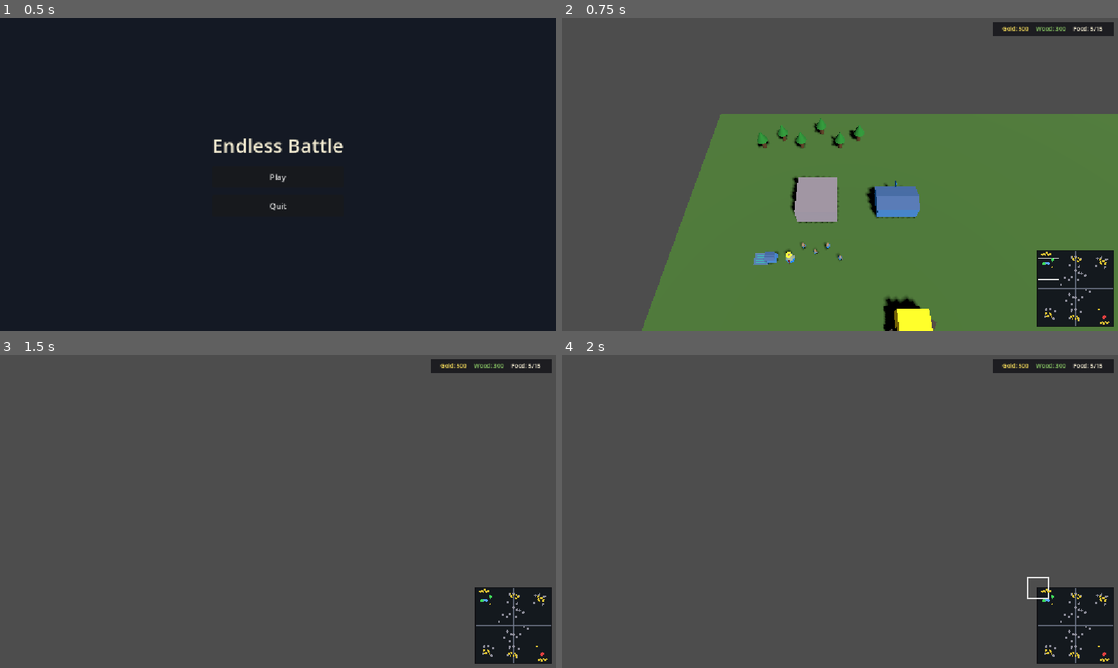
Above: before the commit, frames 1-4 (two rows, left to right).
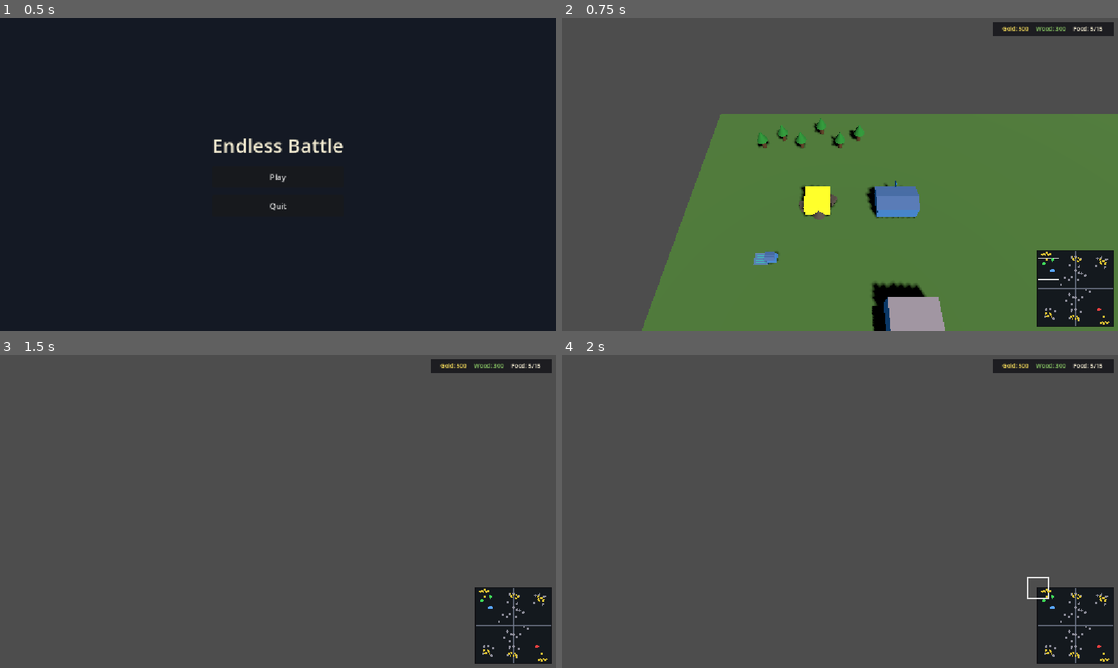
Above: after the commit, the same moments.

Repository: nplvkntx/endless-battle
Game: Godot game, scene res://scenes/ui/main_menu.tscn
Same seed, same stepped clock (60 frames per second), same inputs: the game is played once before the commit and once after it.
Inputs (mouse positions are in pixels of both pictures, inside the frame that each line leads up to):
- Up to frame 1 (0.5 s): no input
- Up to frame 2 (0.75 s): click "Play" at 0.5 s
- Up to frame 3 (1.5 s): tap Enter at 1.25 s; drag from (511, 624) to (333, 442) at 1.27 s
- Up to frame 4 (2 s): no input

Frame 1 is identical in both runs. In frame 2, 3.1% of the frame differs, in the area x 40-98%, y 50-100%; in frame 3, less than 0.1%; in frame 4, less than 0.1%.

Commit message:
Swap starting command center and gold mine positions

Diff:
--- a/scenes/match/enemy_starting_base.tscn
+++ b/scenes/match/enemy_starting_base.tscn
@@ -16,7 +16,7 @@
 [node name="EnemyStartingBase" type="Node3D"]
 
 [node name="EnemyCommandCenter" type="StaticBody3D" parent="." unique_id=124807173 groups=["enemy_command_center"]]
-transform = Transform3D(1, 0, 0, 0, 1, 0, 0, 0, 1, 38, 1, 38)
+transform = Transform3D(1, 0, 0, 0, 1, 0, 0, 0, 1, 31, 1, 28)
 script = ExtResource("1_command_center")
 
 [node name="MeshInstance3D" type="MeshInstance3D" parent="EnemyCommandCenter" unique_id=423569690]
@@ -31,13 +31,13 @@
 max_health = 500
 
 [node name="EnemyWorker" parent="." unique_id=753698043 groups=["enemies", "enemy_workers"] instance=ExtResource("2_worker")]
-transform = Transform3D(1, 0, 0, 0, 1, 0, 0, 0, 1, 36, 0.5, 34)
+transform = Transform3D(1, 0, 0, 0, 1, 0, 0, 0, 1, 29, 0.5, 24)
 
 [node name="EnemyWorker2" parent="." unique_id=277831235 groups=["enemies", "enemy_workers"] instance=ExtResource("2_worker")]
-transform = Transform3D(1, 0, 0, 0, 1, 0, 0, 0, 1, 37, 0.5, 35)
+transform = Transform3D(1, 0, 0, 0, 1, 0, 0, 0, 1, 30, 0.5, 25)
 
 [node name="EnemyWorker3" parent="." unique_id=441442506 groups=["enemies", "enemy_workers"] instance=ExtResource("2_worker")]
-transform = Transform3D(1, 0, 0, 0, 1, 0, 0, 0, 1, 38, 0.5, 34.5)
+transform = Transform3D(1, 0, 0, 0, 1, 0, 0, 0, 1, 31, 0.5, 24.5)
 
 [node name="EnemyWorker4" parent="." unique_id=1562796510 groups=["enemies", "enemy_workers"] instance=ExtResource("2_worker")]
-transform = Transform3D(1, 0, 0, 0, 1, 0, 0, 0, 1, 39, 0.5, 35)
+transform = Transform3D(1, 0, 0, 0, 1, 0, 0, 0, 1, 32, 0.5, 25)
--- a/scenes/match/player_starting_base.tscn
+++ b/scenes/match/player_starting_base.tscn
@@ -19,22 +19,22 @@
 [node name="PlayerStartingBase" type="Node3D"]
 
 [node name="Worker" parent="." unique_id=1420813028 instance=ExtResource("2_worker")]
-transform = Transform3D(1, 0, 0, 0, 1, 0, 0, 0, 1, -36, 0.5, -33)
+transform = Transform3D(1, 0, 0, 0, 1, 0, 0, 0, 1, -29, 0.5, -23)
 
 [node name="Worker2" parent="." unique_id=724827494 instance=ExtResource("2_worker")]
-transform = Transform3D(1, 0, 0, 0, 1, 0, 0, 0, 1, -37, 0.5, -34)
+transform = Transform3D(1, 0, 0, 0, 1, 0, 0, 0, 1, -30, 0.5, -24)
 
 [node name="Worker3" parent="." unique_id=1912011911 instance=ExtResource("2_worker")]
-transform = Transform3D(1, 0, 0, 0, 1, 0, 0, 0, 1, -38, 0.5, -33.5)
+transform = Transform3D(1, 0, 0, 0, 1, 0, 0, 0, 1, -31, 0.5, -23.5)
 
 [node name="Worker4" parent="." unique_id=1388403132 instance=ExtResource("2_worker")]
-transform = Transform3D(1, 0, 0, 0, 1, 0, 0, 0, 1, -39, 0.5, -34)
+transform = Transform3D(1, 0, 0, 0, 1, 0, 0, 0, 1, -32, 0.5, -24)
 
 [node name="DevHero" parent="." unique_id=274321212 instance=ExtResource("4_hero")]
-transform = Transform3D(1, 0, 0, 0, 1, 0, 0, 0, 1, -40, 0.5, -33)
+transform = Transform3D(1, 0, 0, 0, 1, 0, 0, 0, 1, -33, 0.5, -23)
 
 [node name="CommandCenter" type="StaticBody3D" parent="." unique_id=1715301900 groups=["player_command_center"]]
-transform = Transform3D(1, 0, 0, 0, 1, 0, 0, 0, 1, -38, 1, -38)
+transform = Transform3D(1, 0, 0, 0, 1, 0, 0, 0, 1, -31, 1, -28)
 script = ExtResource("1_command_center")
 
 [node name="MeshInstance3D" type="MeshInstance3D" parent="CommandCenter" unique_id=119345703]
--- a/scenes/world/map_resources.tscn
+++ b/scenes/world/map_resources.tscn
@@ -6,7 +6,7 @@
 [node name="MapResources" type="Node3D"]
 
 [node name="GoldMine" parent="." unique_id=1424185328 instance=ExtResource("1_gold_mine")]
-transform = Transform3D(1, 0, 0, 0, 1, 0, 0, 0, 1, -31, 1, -28)
+transform = Transform3D(1, 0, 0, 0, 1, 0, 0, 0, 1, -38, 1, -38)
 
 [node name="Tree" parent="." unique_id=550423773 instance=ExtResource("2_tree")]
 transform = Transform3D(1, 0, 0, 0, 1, 0, 0, 0, 1, -44, 1.25, -45)
@@ -27,7 +27,7 @@
 transform = Transform3D(1, 0, 0, 0, 1, 0, 0, 0, 1, -34, 1.25, -46)
 
 [node name="EnemyGoldMine" parent="." unique_id=1569590764 instance=ExtResource("1_gold_mine")]
-transform = Transform3D(1, 0, 0, 0, 1, 0, 0, 0, 1, 31, 1, 28)
+transform = Transform3D(1, 0, 0, 0, 1, 0, 0, 0, 1, 38, 1, 38)
 
 [node name="EnemyTree" parent="." unique_id=22331947 instance=ExtResource("2_tree")]
 transform = Transform3D(1, 0, 0, 0, 1, 0, 0, 0, 1, 44, 1.25, 45)
